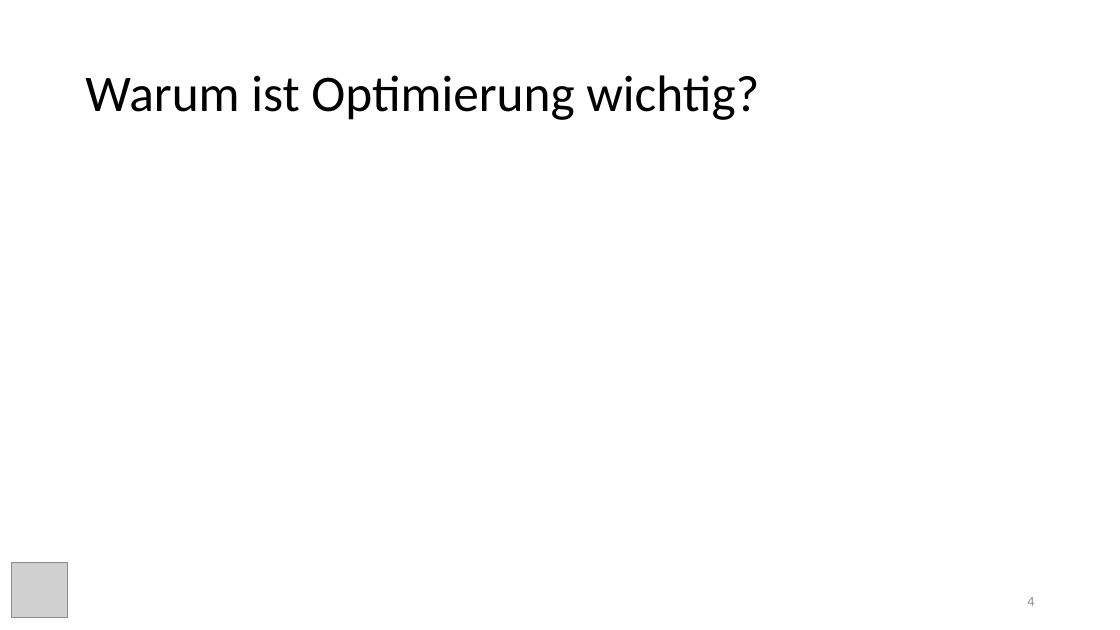
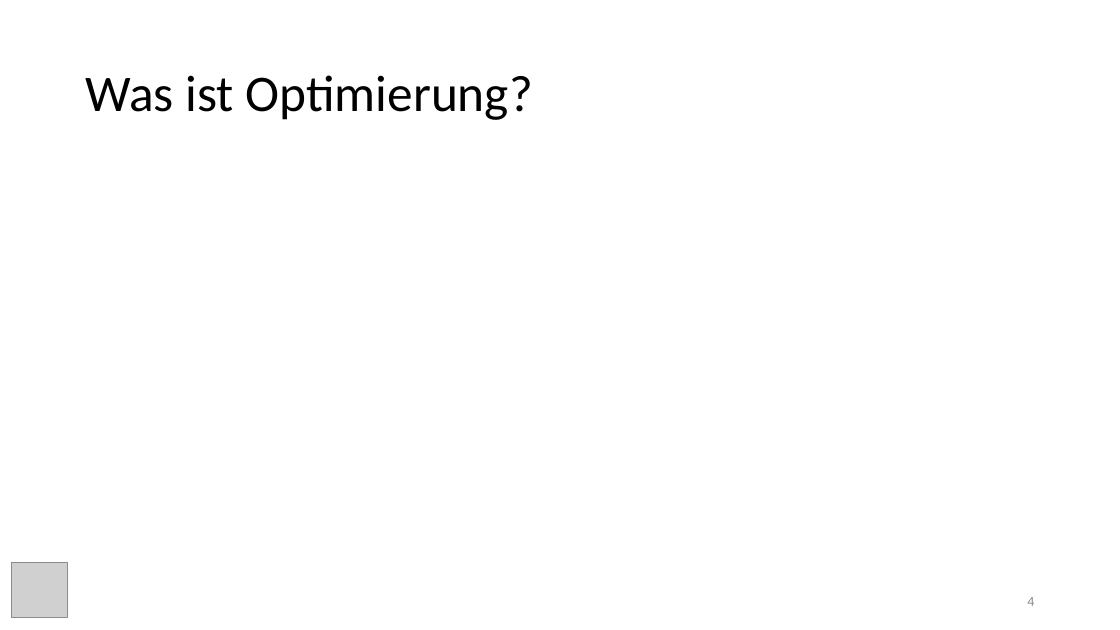
Before and after one commit to freddieRv/evolutive_algorithms_paper, a slide deck: slide 4 of vortrag/evolutionary_algorithms.pptx. Drawn at 1120x630 pixels with LibreOffice and Linux fonts; fonts in the diff are those of the drawing; grey boxes stand for pictures. Boxes give left, top, right and bottom in pixels: in the first picture for what was removed or moved away, otherwise in the second. Text is boxed around its words. In the diff, an @@ line names an element or a change of style, - is before the commit and + after.

```diff
--- a/vortrag/evolutionary_algorithms.pptx
+++ b/vortrag/evolutionary_algorithms.pptx
@@ title at (85, 75, 533, 120): text changed @@
-Warum ist Optimierung wichtig?
+Was ist Optimierung?
```
Also in this commit, not shown: 3 other slides changed, 13 slides added, 1 slide removed, 13 other files.
